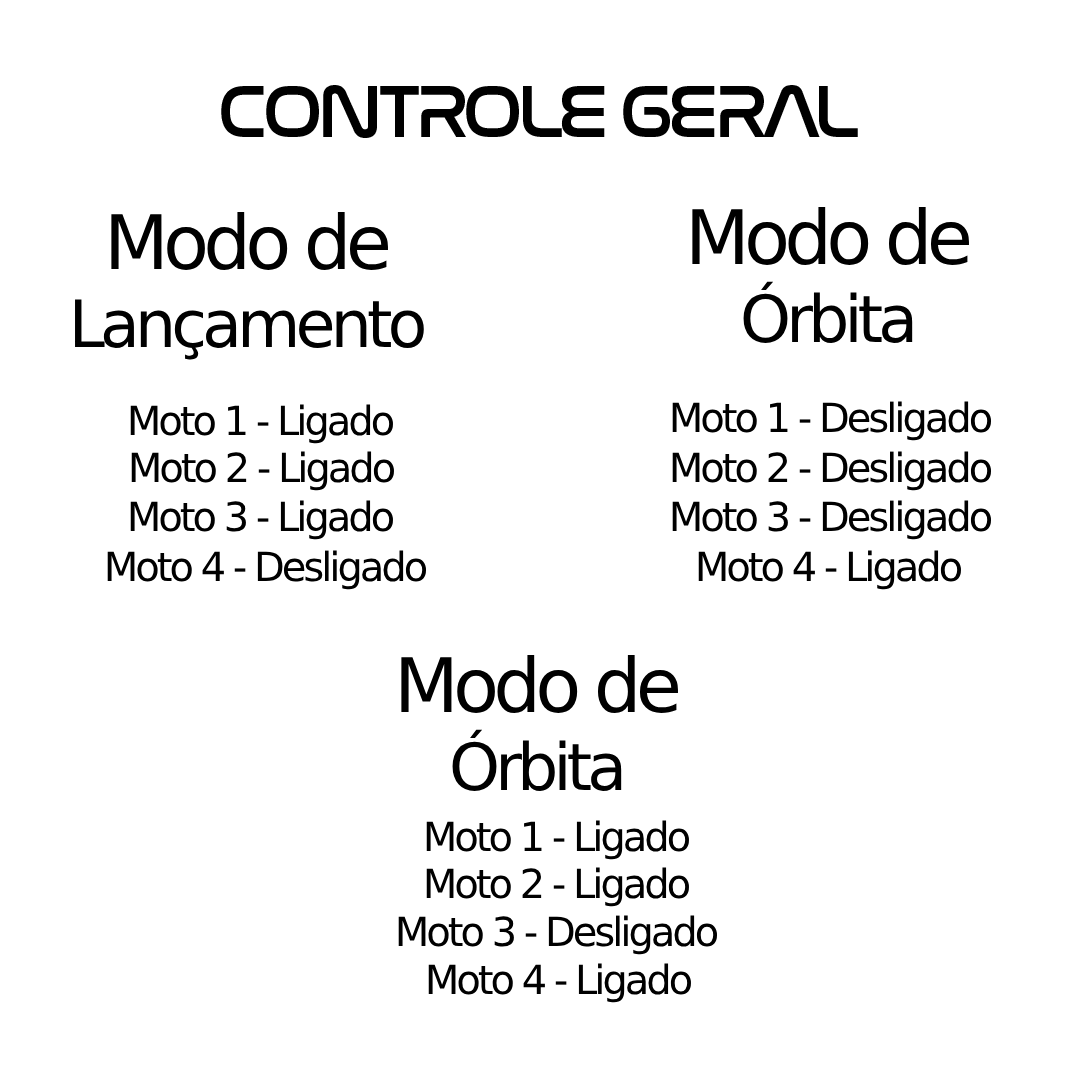
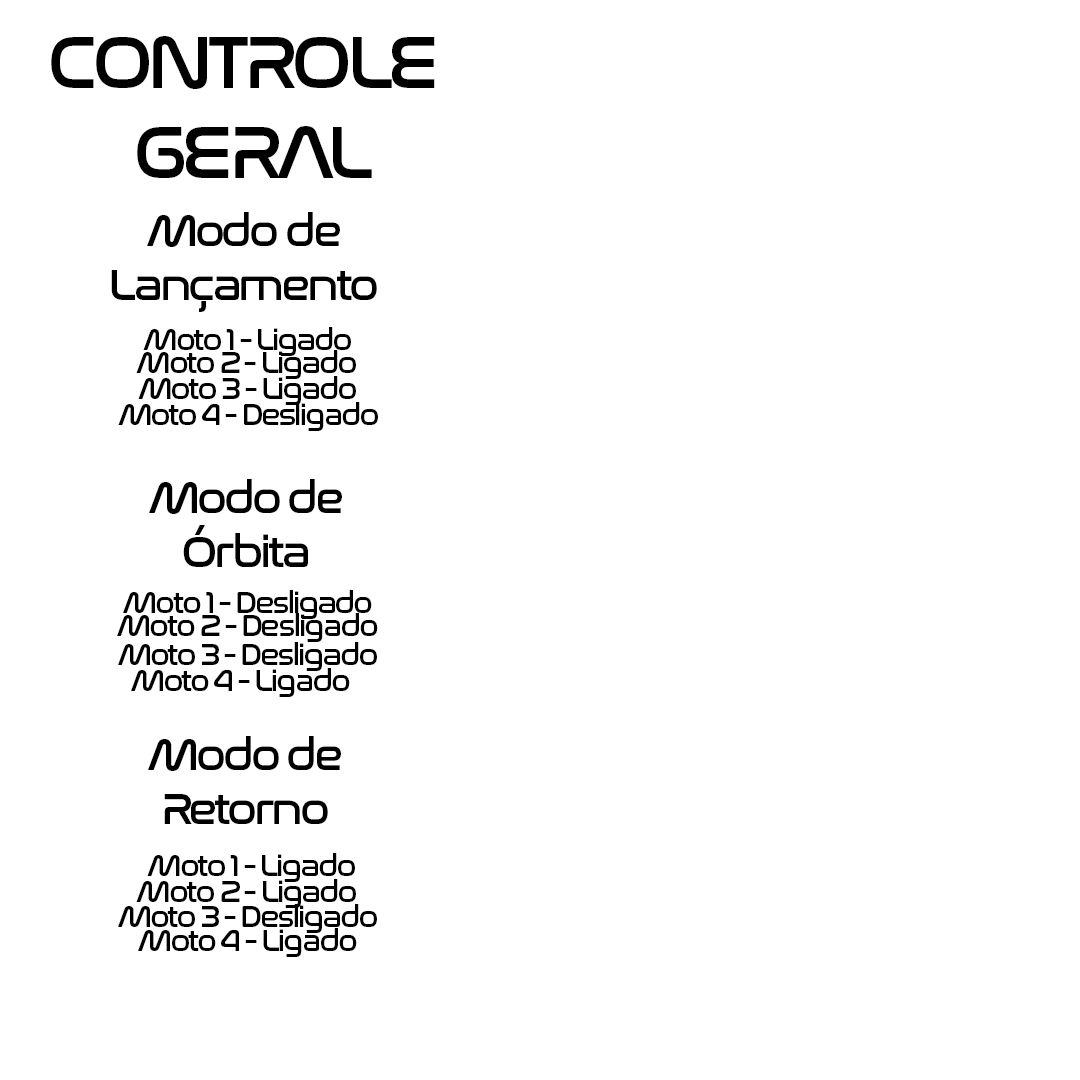
Layered file, before and after one edit (w=1080, h=1080). Changes by layer:
painted on "CONTROLE GERAL" over (51, 36, 858, 178)
painted on "Moto 4 - Ligado" (1st of 2, in "MODO LANC") over (131, 550, 961, 697)
painted on "Moto 3 - Desligado" (1st of 2, in "MODO LANC") over (118, 500, 991, 671)
painted on "Moto 2 - Desligado" over (117, 451, 991, 642)
painted on "Moto 1 - Desligado" over (123, 401, 991, 619)
painted on "Modo de Lançamento" over (75, 212, 424, 360)
painted on "Moto 4 - Ligado" (2nd of 2, in "MODO RETORNO") over (138, 928, 691, 1003)
painted on "Moto 3 - Desligado" (2nd of 2, in "MODO RETORNO") over (118, 904, 717, 955)
renamed "Moto 2 - Ligado copy" to "Moto 2 - Ligado", painted on it over (136, 867, 689, 908)
renamed "Moto 1 - Ligado copy" to "Moto 1 - Ligado", painted on it over (147, 820, 689, 882)
renamed "Modo de Órbita" to "Modo de Retorno", painted on it over (148, 655, 678, 824)
renamed "Moto 4 - Desligado copy" to "Moto 4 - Desligado", painted on it over (107, 402, 426, 590)
renamed "Moto 3 - Ligado copy" to "Moto 3 - Ligado", painted on it over (130, 376, 393, 540)
renamed "Moto 2 - Ligado copy" to "Moto 2 - Ligado", painted on it over (131, 350, 394, 491)
renamed "Moto 1 - Ligado copy" to "Moto 1 - Ligado", painted on it over (130, 327, 393, 444)
painted on "Modo de Órbita" over (149, 207, 969, 567)
